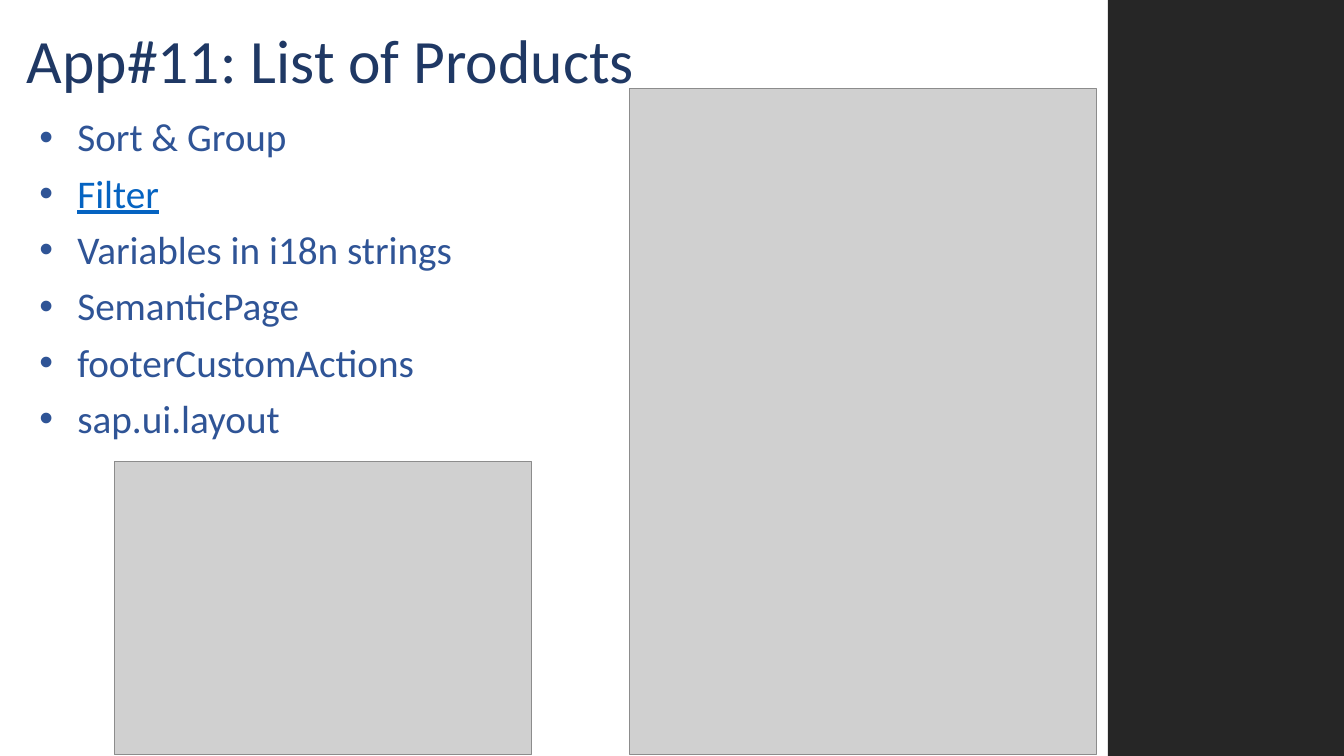
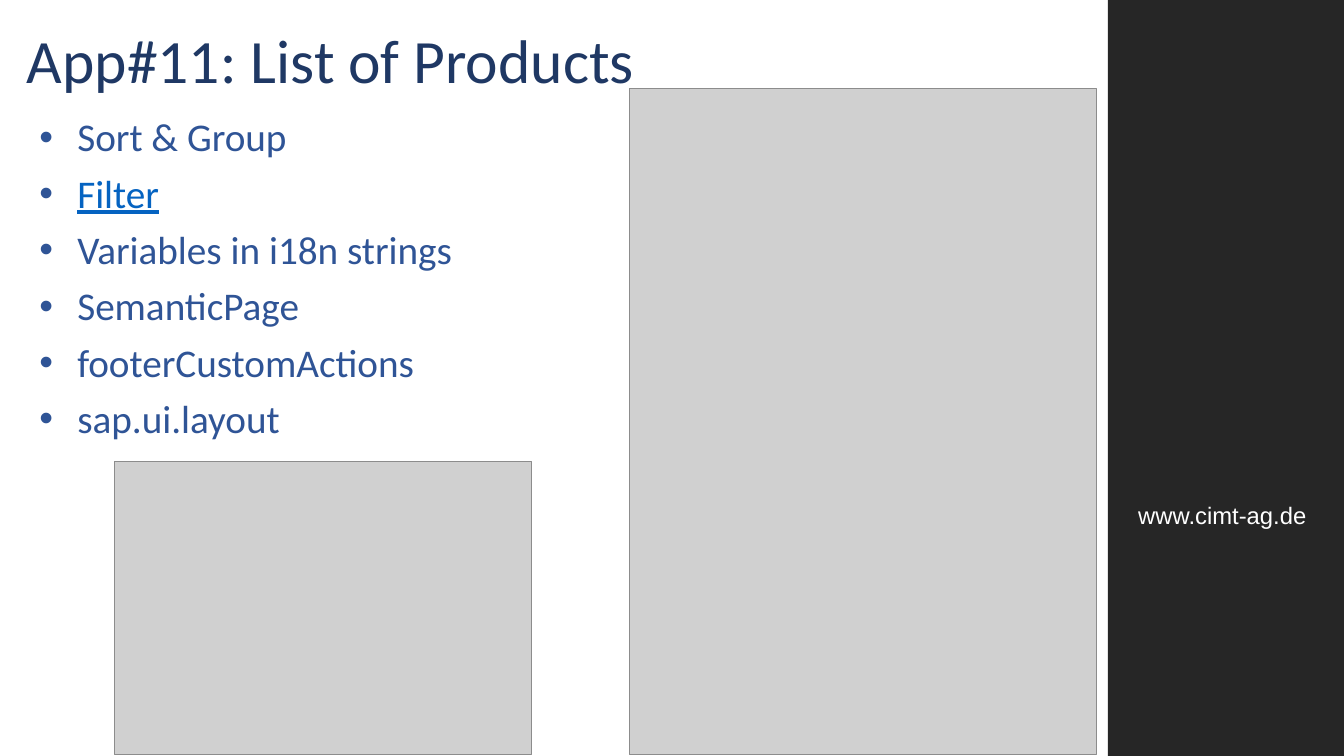
Before and after one commit to MJZSoft/OpenUI5Tutorial, a slide deck: slide 7 of Presentations/UI5_004.pptx. Drawn at 1344x756 pixels with LibreOffice and Linux fonts; fonts in the diff are those of the drawing; grey boxes stand for pictures; background and template pictures are left out. Boxes give left, top, right and bottom in pixels: in the first picture for what was removed or moved away, otherwise in the second. Text is boxed around its words. In the diff, an @@ line names an element or a change of style, - is before the commit and + after.

```diff
--- a/Presentations/UI5_004.pptx
+++ b/Presentations/UI5_004.pptx
@@ text added at [1138, 506, 1306, 529], 17 pt, text #FFFFFF @@
+www.cimt-ag.de
```
Also in this commit, not shown: 6 other slides changed, 4 other files.
